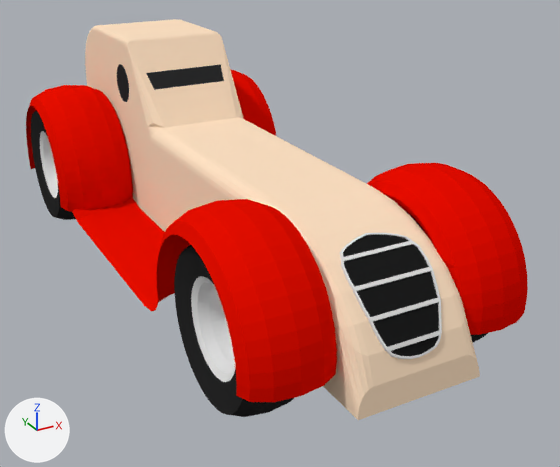
Before and after pictures for a commit that changed the Blender file Blender/buggy.blend.
Both versions are drawn from a 50 mm camera at (-25.2, -44.0, 18.6) aimed at (-3.9, -5.2, -0.8). Lighting does not change. The marker at lower left points along +X, +Y and +Z.

In view in the first picture: 'Body', 'Left Wheelhouse', 'RB Wheel', 'RF Wheel', 'Right wheelhouse'.
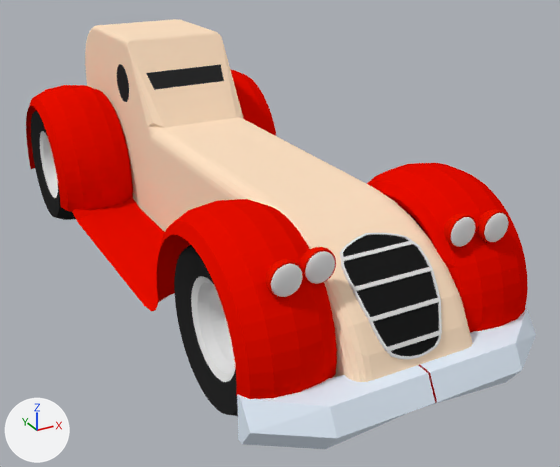
Commit message: Added headlights to buggy

Where the change shows, as pixel boxes [x1, y1, x2, y2] in the pictures (560 x 467 px):
'Bumper', added: after [237, 307, 536, 449]
    faces in mat_bumper (white #e6f2ff): [237, 307, 536, 449]
'RO Light', added: after [266, 259, 304, 298]
    faces in mat_glass (white #e7e7e7): [271, 264, 302, 297]
    faces in mat_default (red #e71400): [266, 259, 304, 298]
'LI Light.001', added: after [300, 247, 336, 285]
    faces in mat_glass (white #e7e7e7): [305, 251, 335, 284]
    faces in mat_default (red #e71400): [300, 247, 336, 285]
'LI Light', added: after [444, 213, 476, 248]
    faces in mat_glass (white #e7e7e7): [451, 217, 475, 247]
    faces in mat_default (red #e71400): [444, 213, 476, 248]
'LO Light', added: after [477, 209, 509, 243]
    faces in mat_glass (white #e7e7e7): [484, 213, 508, 242]
    faces in mat_default (red #e71400): [477, 209, 509, 243]

The change, as a diff of the scene's bpy script:
```diff
--- a/Blender/buggy.blend.py
+++ b/Blender/buggy.blend.py
@@ mat_bumper @@
+mat_bumper = diffuse_material('Bumper')
+mat_bumper.base_color = (0.791, 0.888, 1.0)  # white #e6f2ff
@@ mat_details @@
+mat_details = diffuse_material('Details')
+mat_details.base_color = (0.274, 0.0, 0.000796)  # red #8f0003
@@ mat_glass @@
+mat_glass = diffuse_material('Glass')
+mat_glass.base_color = (0.8, 0.8, 0.8)  # white #e7e7e7
@@ mat_default @@
+mat_default = diffuse_material('Default')
+mat_default.base_color = (0.8, 0.00687, 0.0)  # red #e71400
@@ me_bumper @@
+me_bumper.from_pydata(...)  # 30 vertices, 24 faces; spans x -1.2..1.2, y -1.1..2.1, z -8.0..7.9
+# faces by material slot: [20, 4]
+me_bumper.materials.append(mat_bumper)  # white #e6f2ff
+me_bumper.materials.append(mat_details)  # red #8f0003
@@ me_sphere @@
+me_sphere.from_pydata(...)  # 1027 vertices, 1056 faces; spans x -16.07..-14.46, y 9.34..10.4, z 5.13..6.74
+# faces by material slot: [800, 256]
+me_sphere.materials.append(mat_default)  # red #e71400
+me_sphere.materials.append(mat_glass)  # white #e7e7e7
@@ ob_bumper @@
+ob_bumper = bpy.data.objects.new('Bumper', me_bumper)
+ob_bumper.location = (-5.87, -21.73, -1.59)
+ob_bumper.rotation_euler = (0.0, 1.571, 0.0)  # degrees (0, 90, 0)
@@ ob_li_light @@
+ob_li_light = bpy.data.objects.new('LI Light', me_sphere)
+ob_li_light.location = (13.13, -28.91, -1.6)
@@ ob_lo_light @@
+ob_lo_light = bpy.data.objects.new('LO Light', me_sphere)
+ob_lo_light.location = (14.81, -29.27, -1.6)
@@ ob_ro_light @@
+ob_ro_light = bpy.data.objects.new('RO Light', me_sphere)
+ob_ro_light.location = (3.67, -29.27, -1.6)
@@ ob_li_light_001 @@
+ob_li_light_001 = bpy.data.objects.new('LI Light.001', me_sphere)
+ob_li_light_001.location = (5.45, -28.91, -1.6)
```
